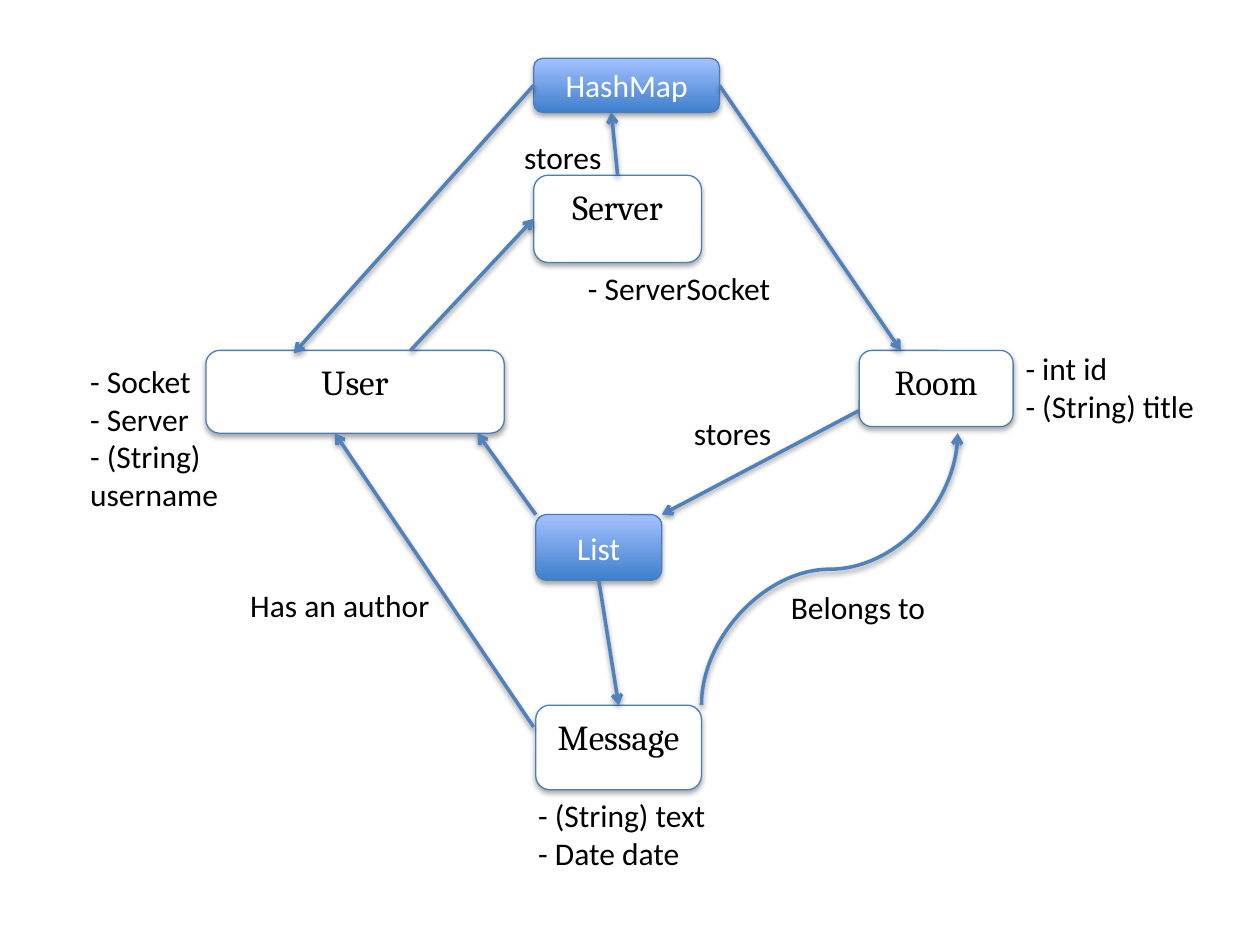
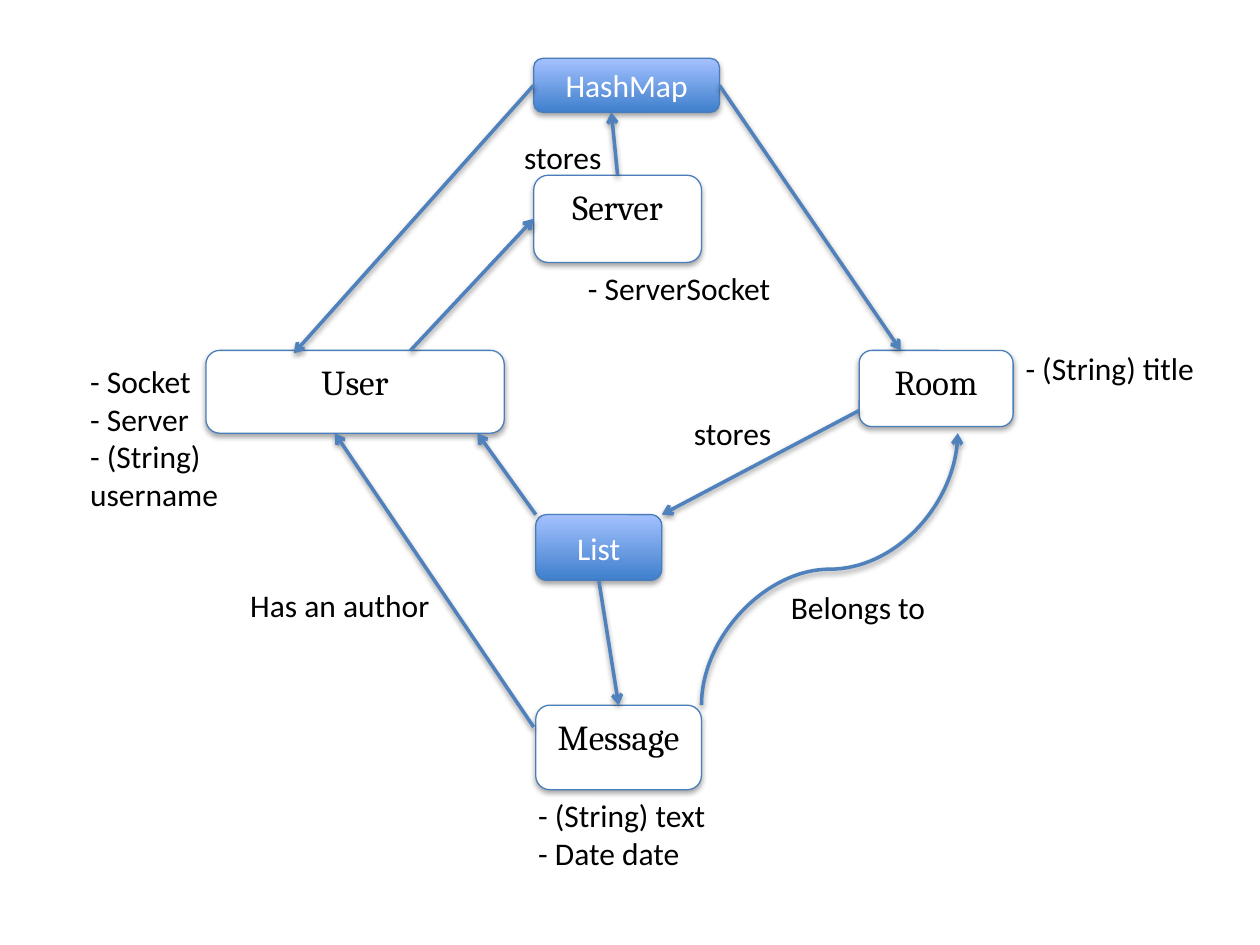
Before and after one commit to bfaviero/chat, a slide deck: slide 1 of docs/Snapshot Diagram.pptx. Drawn at 1260x945 pixels with LibreOffice and Linux fonts; fonts in the diff are those of the drawing. Boxes give left, top, right and bottom in pixels: in the first picture for what was removed or moved away, otherwise in the second. Text is boxed around its words. In the diff, an @@ line names an element or a change of style, - is before the commit and + after.

Commit message:
Removed ID

```diff
--- a/docs/Snapshot Diagram.pptx
+++ b/docs/Snapshot Diagram.pptx
@@ text at [1042, 358, 1107, 381]: paragraph removed @@
-- int id
```
